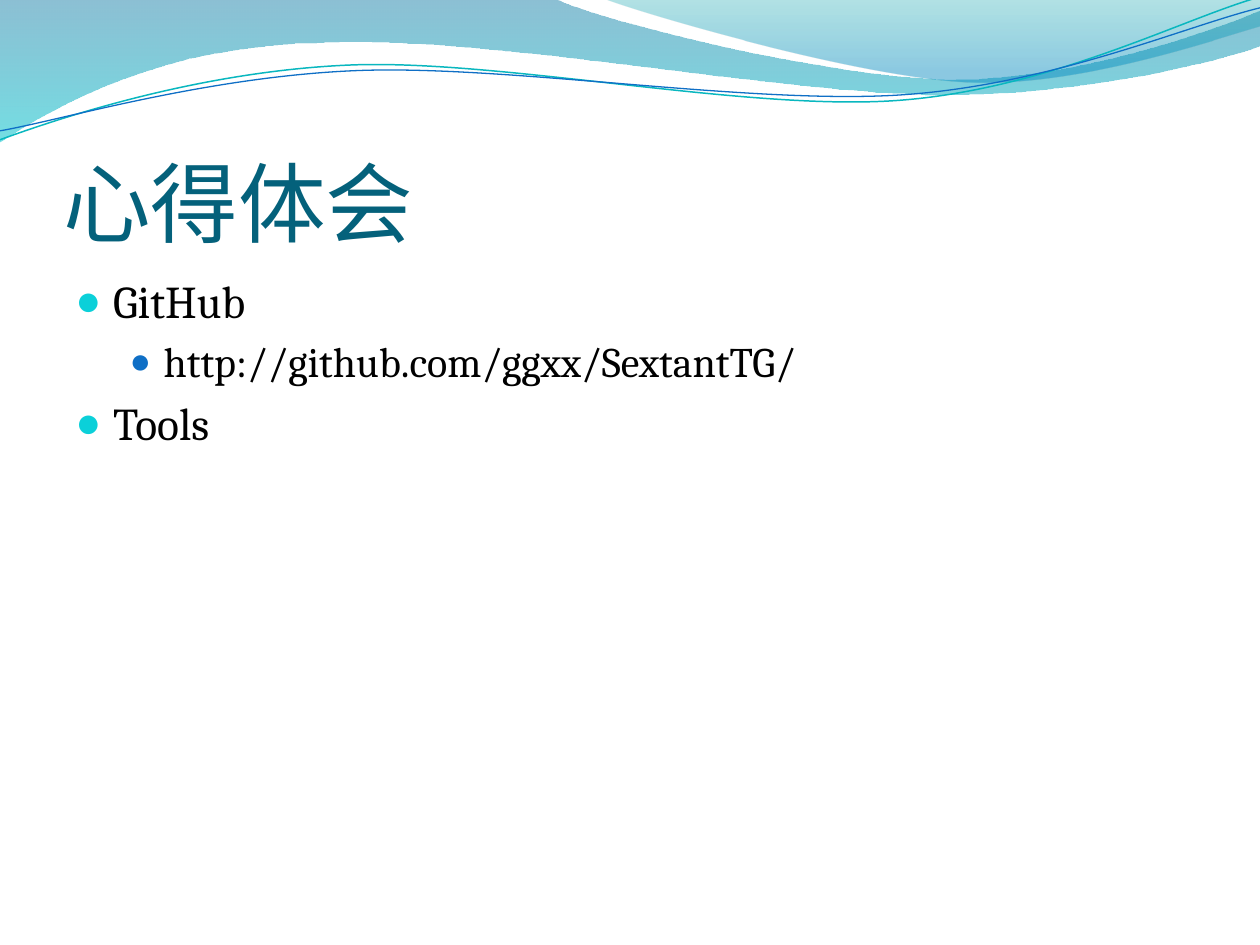
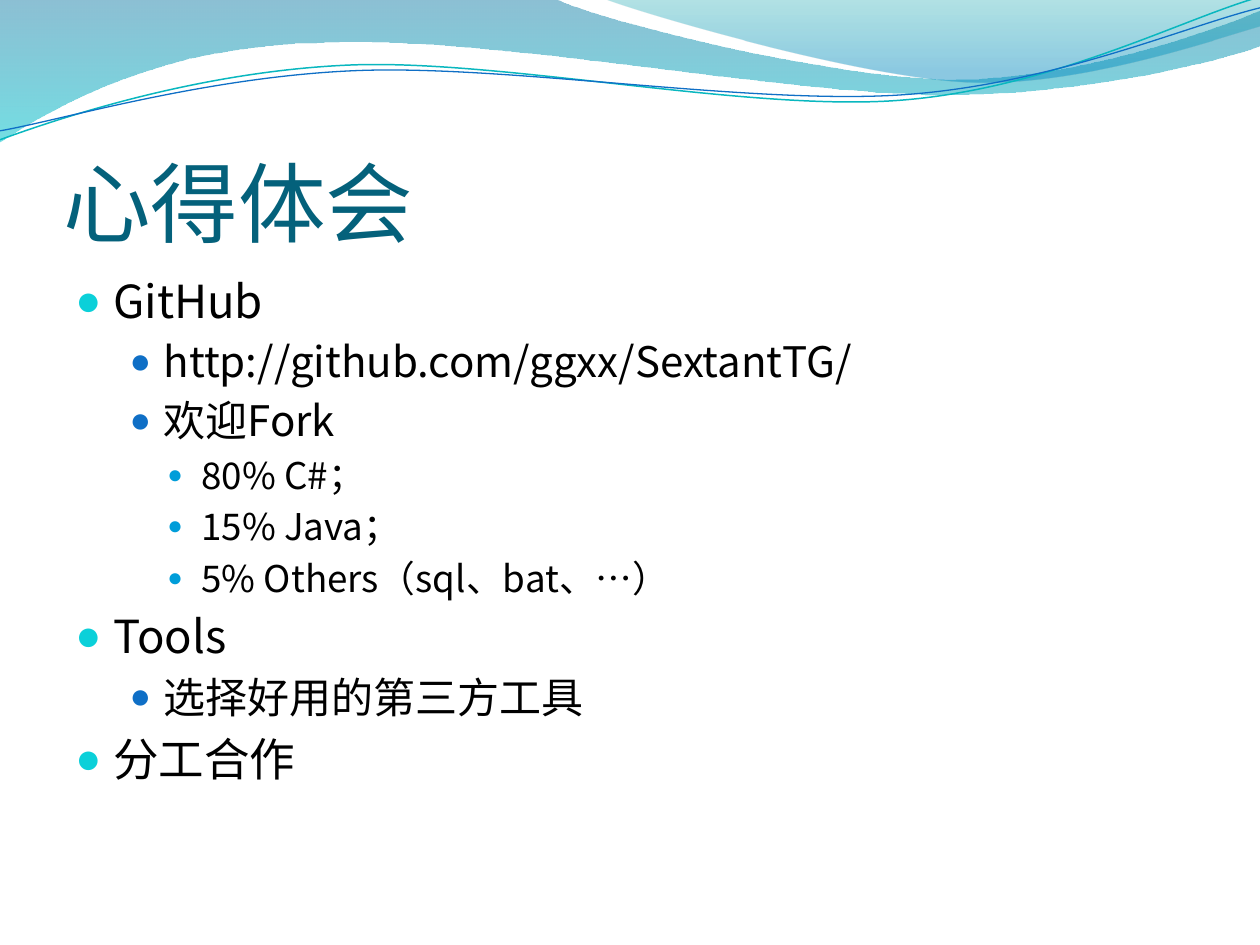
Before and after one commit to ggxx/SextantTG, a slide deck: slide 16 of doc/大作业汇报.pptx (slide 11 before the commit). Drawn at 1260x945 pixels with LibreOffice and Linux fonts; fonts in the diff are those of the drawing; background and template pictures are left out. Boxes give left, top, right and bottom in pixels: in the first picture for what was removed or moved away, otherwise in the second. Text is boxed around its words. In the diff, an @@ line names an element or a change of style, - is before the commit and + after.

```diff
--- a/doc/大作业汇报.pptx
+++ b/doc/大作业汇报.pptx
@@ text at (x1=113, y1=281, x2=852, y2=654): font Cambria to Noto Sans CJK SC in "GitHub", "http://github.com/ggxx/SextantTG/", "Tools" @@
@@ text at (x1=164, y1=400, x2=669, y2=601): paragraphs added @@
+  ● 欢迎Fork
+    ● 80% C#；
+    ● 15% Java；
+    ● 5% Others（sql、bat、…）
@@ text at (x1=113, y1=677, x2=584, y2=780): paragraphs added @@
+  ● 选择好用的第三方工具
+● 分工合作
```
Also in this commit, not shown: 9 other slides changed, 7 slides added, 2 slides removed, 4 other files.
